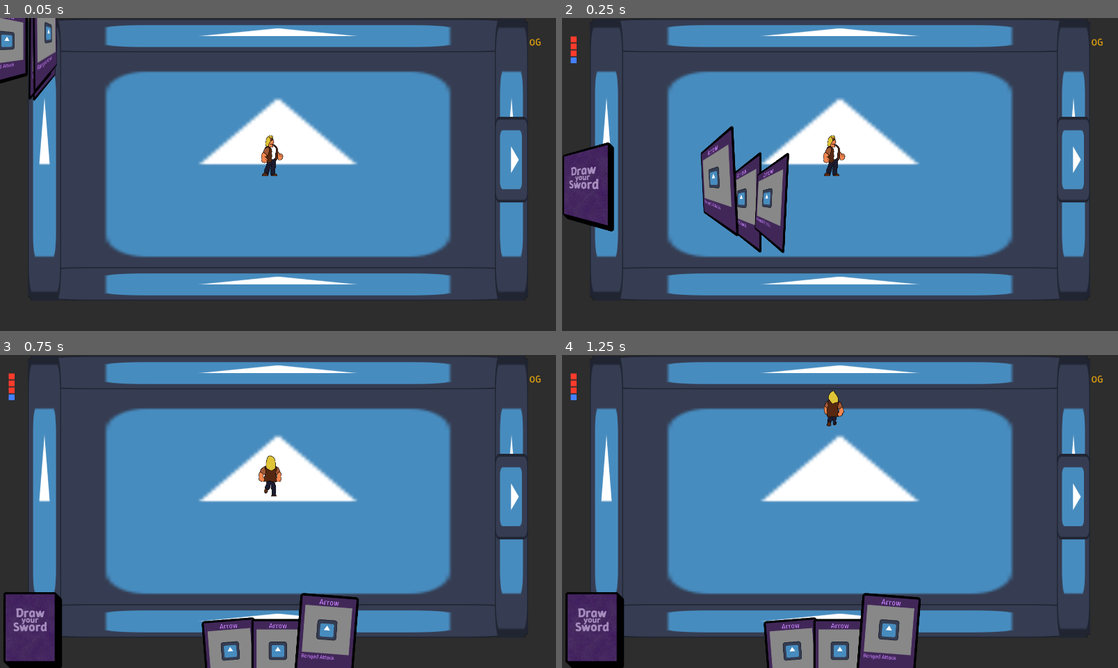
Above: before the commit, frames 1-4 (two rows, left to right).
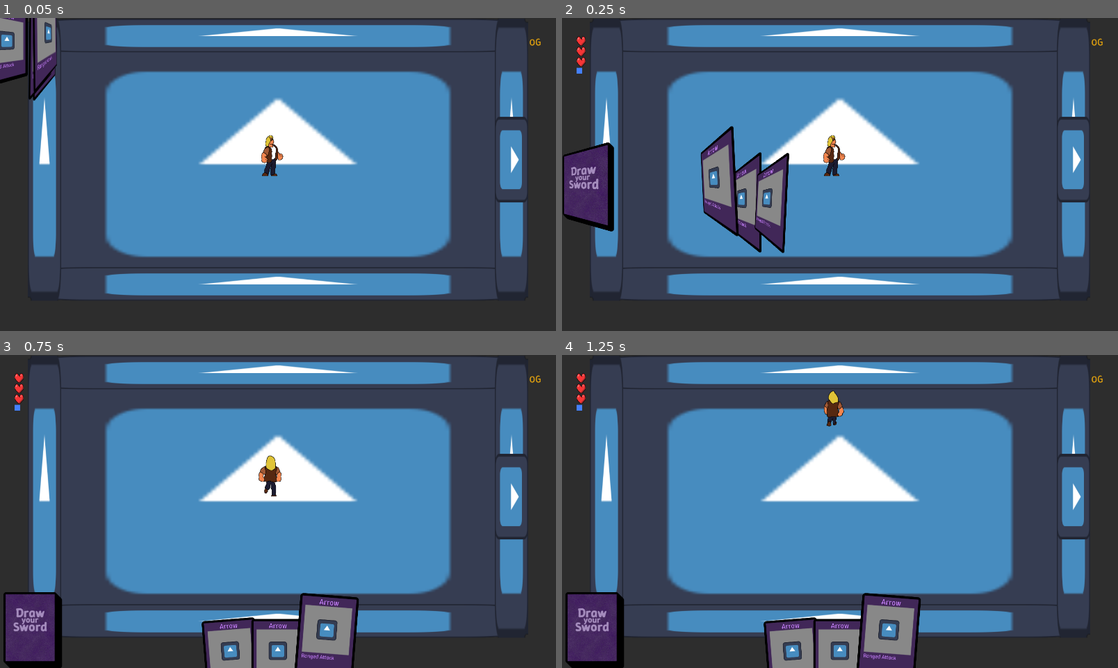
Above: after the commit, the same moments.

Repository: MamaDespik/GGJ-1
Game: Godot game, scene res://game.tscn
Same seed, same stepped clock (60 frames per second), same inputs: the game is played once before the commit and once after it. The engine's default icon, where the game draws it, is replaced by a stand-in: a white triangle on a blue panel in a dark square. Sound files missing from this copy of the repository are replaced by a short silence.
Inputs (mouse positions are in pixels of both pictures, inside the frame that each line leads up to):
- Up to frame 1 (0.05 s): no input
- Up to frame 2 (0.25 s): no input
- Up to frame 3 (0.75 s): move the mouse to (305, 511) at 0.52 s; hold W (move_up) from 0.53 s (still down); hold Mouse wheel up (change_highlight_left) from 0.53 s (still down)
- Up to frame 4 (1.25 s): keep holding W (move_up); keep holding Mouse wheel up (change_highlight_left)

Frame 1 is identical in both runs. In frame 2, 0.2% of the frame differs, in the area x 1-5%, y 5-18%; in frame 3, 0.2%; in frame 4, 0.2%.

Commit message:
Heart Drop Sprite and Player Health Display Rework

Diff:
--- a/godovelopment-game-jam-1/Drops/drop.gd
+++ b/godovelopment-game-jam-1/Drops/drop.gd
@@ -39,8 +39,8 @@
 	tween2.set_loops()
 	tween2.set_ease(Tween.EASE_IN_OUT)
 	tween2.set_trans(Tween.TRANS_SINE)
-	tween2.tween_property(sprite_2d, "scale", Vector2(.26,.26), .7)
-	tween2.tween_property(sprite_2d, "scale", Vector2(.24,.24), .7)
+	tween2.tween_property(sprite_2d, "scale", Vector2(1.1,1.1), .7)
+	tween2.tween_property(sprite_2d, "scale", Vector2(.9,.9), .7)
 	return
 
 func do_effect(_player:Player):
--- a/godovelopment-game-jam-1/Drops/heart_drop.tscn
+++ b/godovelopment-game-jam-1/Drops/heart_drop.tscn
@@ -1,7 +1,11 @@
-[gd_scene load_steps=3 format=3 uid="uid://u16bqjtub8x"]
+[gd_scene load_steps=5 format=3 uid="uid://u16bqjtub8x"]
 
 [ext_resource type="PackedScene" uid="uid://c64bwlyjadvwx" path="res://Drops/drop.tscn" id="1_b047x"]
 [ext_resource type="Script" uid="uid://cps7d616yrvlm" path="res://Drops/heart_drop.gd" id="2_0ibrd"]
+[ext_resource type="Texture2D" uid="uid://y1gu10hmkfeo" path="res://Assets/Drops/heart_drop.png" id="3_e6dvc"]
+
+[sub_resource type="RectangleShape2D" id="RectangleShape2D_e6dvc"]
+size = Vector2(25, 24)
 
 [node name="HeartDrop" instance=ExtResource("1_b047x")]
 script = ExtResource("2_0ibrd")
@@ -9,4 +13,13 @@
 drop_description = "Heals 1 health."
 
 [node name="Sprite2D" parent="." index="0"]
-modulate = Color(1, 0, 0.585938, 1)
+scale = Vector2(1, 1)
+texture = ExtResource("3_e6dvc")
+
+[node name="Area2D" parent="Sprite2D" index="0"]
+visible = true
+
+[node name="CollisionShape2D" parent="Sprite2D/Area2D" index="0"]
+visible = false
+position = Vector2(-0.5, 0)
+shape = SubResource("RectangleShape2D_e6dvc")
--- a/godovelopment-game-jam-1/Modules/health_module.gd
+++ b/godovelopment-game-jam-1/Modules/health_module.gd
@@ -5,9 +5,9 @@
 
 var current_health:int = max_health
 
-@onready var full_heart: ColorRect = %FullHeart
-@onready var empty_heart: ColorRect = %EmptyHeart
-@onready var health_display: HBoxContainer = $HealthDisplay
+@onready var full_heart: TextureRect = %FullHeart
+@onready var empty_heart: TextureRect = %EmptyHeart
+@onready var health_display: Container = $HealthDisplay
 
 func _ready() -> void:
 	adjust_health(0)
@@ -37,3 +37,10 @@
 func heal(amount:int):
 	adjust_health(amount)
 	return
+
+func rotate():
+	var vbox:=VBoxContainer.new()
+	health_display.replace_by(vbox)
+	health_display.queue_free()
+	health_display = vbox
+	return
--- a/godovelopment-game-jam-1/Modules/health_module.tscn
+++ b/godovelopment-game-jam-1/Modules/health_module.tscn
@@ -1,27 +1,29 @@
-[gd_scene load_steps=2 format=3 uid="uid://ccg26bgjvfxse"]
+[gd_scene load_steps=3 format=3 uid="uid://ccg26bgjvfxse"]
 
 [ext_resource type="Script" uid="uid://kuntnnwnmbw1" path="res://Modules/health_module.gd" id="1_xwnrn"]
+[ext_resource type="Texture2D" uid="uid://y1gu10hmkfeo" path="res://Assets/Drops/heart_drop.png" id="2_ie1da"]
 
 [node name="HealthModule" type="HBoxContainer"]
 script = ExtResource("1_xwnrn")
 
-[node name="FullHeart" type="ColorRect" parent="."]
+[node name="FullHeart" type="TextureRect" parent="."]
 unique_name_in_owner = true
 visible = false
 custom_minimum_size = Vector2(20, 20)
 layout_mode = 2
 size_flags_horizontal = 0
 size_flags_vertical = 0
-color = Color(1, 0.229536, 0.174185, 1)
+texture = ExtResource("2_ie1da")
 
-[node name="EmptyHeart" type="ColorRect" parent="."]
+[node name="EmptyHeart" type="TextureRect" parent="."]
 unique_name_in_owner = true
 visible = false
+modulate = Color(0, 0, 0, 1)
 custom_minimum_size = Vector2(20, 20)
 layout_mode = 2
 size_flags_horizontal = 0
 size_flags_vertical = 0
-color = Color(0, 0, 0, 1)
+texture = ExtResource("2_ie1da")
 
 [node name="HealthDisplay" type="HBoxContainer" parent="."]
 layout_mode = 2
--- a/godovelopment-game-jam-1/Modules/shield_module.gd
+++ b/godovelopment-game-jam-1/Modules/shield_module.gd
@@ -4,7 +4,7 @@
 @export var current_shield:int = 0
 
 @onready var full_shield: ColorRect = %FullShield
-@onready var shield_display: HBoxContainer = $ShieldDisplay
+@onready var shield_display: Container = $ShieldDisplay
 
 signal no_shield(spillover:int)
 
@@ -35,3 +35,10 @@
 func add_shield(amount:int):
 	adjust_shield(amount)
 	return
+
+func rotate():
+	var vbox:=VBoxContainer.new()
+	shield_display.replace_by(vbox)
+	shield_display.queue_free()
+	shield_display = vbox
+	return
--- a/godovelopment-game-jam-1/game.gd
+++ b/godovelopment-game-jam-1/game.gd
@@ -17,8 +17,9 @@
 func _ready():
 	Input.mouse_mode = Input.MOUSE_MODE_CAPTURED
 	player.health_module.reparent(health_display)
-	player.health_module.rotation += PI/2
-	player.health_module.position = Vector2(0,0)
+	player.health_module.rotate()
+	player.shield_module.reparent(health_display)
+	player.shield_module.rotate()
 	player.new_gold_count.connect(_on_player_new_gold_count)
 	player.got_relic.connect(_on_player_got_relic)
 	player.gold_count = 0
--- a/godovelopment-game-jam-1/game.tscn
+++ b/godovelopment-game-jam-1/game.tscn
@@ -51,9 +51,7 @@
 [node name="TestDeck" parent="CardsContainer" instance=ExtResource("4_fc0e3")]
 position = Vector2(2, 0)
 
-[node name="HealthDisplay" type="Control" parent="."]
-layout_mode = 3
-anchors_preset = 0
+[node name="HealthDisplay" type="VBoxContainer" parent="."]
 offset_left = 50.0
 offset_top = 64.0
 offset_right = 90.0
Binary file added: godovelopment-game-jam-1/Assets/Drops/heart_drop.aseprite
Binary file added: godovelopment-game-jam-1/Assets/Drops/heart_drop.png
Not shown, added: godovelopment-game-jam-1/Assets/Drops/heart_drop.png.import
